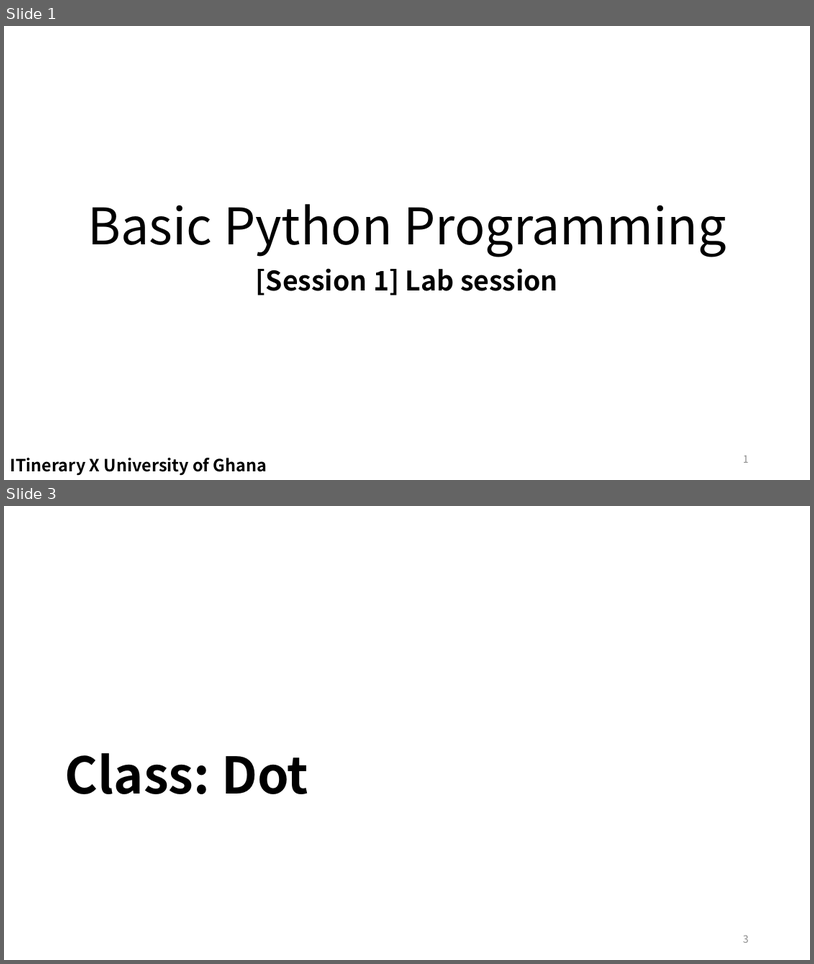
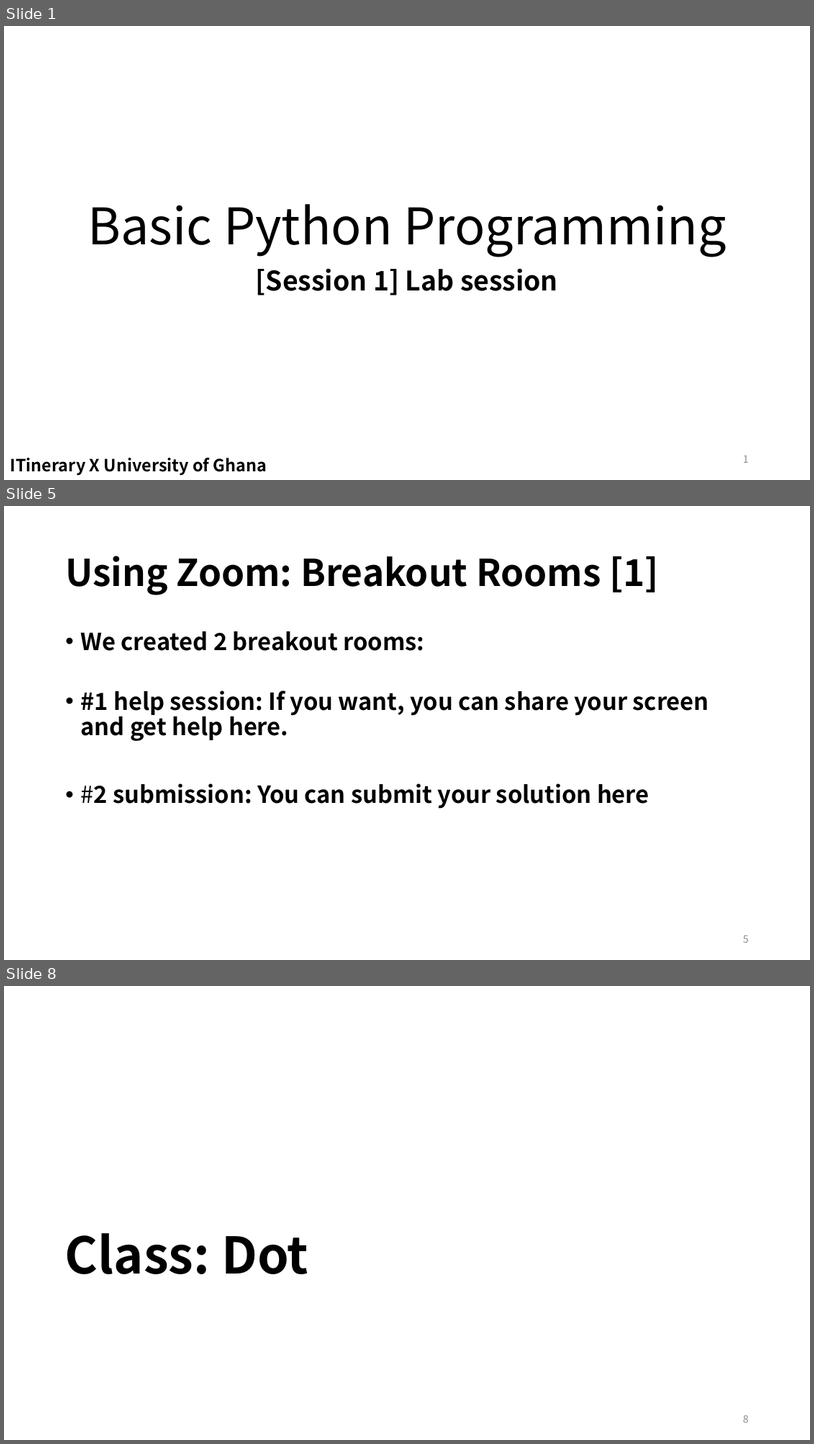
Before and after one commit to EunSeong-Park/EunSeong-Park.github.io, a slide deck: contents/2020_ITinerary/assets/session_1/labsession.pptx. Shown one above the other, each under a label of ours: slides 1 and 3 before the commit, slides 1, 5 and 8 after it; the slides between them are not shown. The pictures are 814x964 and 814x1444 pixels, drawn with LibreOffice and Linux fonts; fonts in the diff are those of the drawing. Boxes give left, top, right and bottom in pixels: in the first picture for what was removed or moved away, otherwise in the second. Text is boxed around its words. In the diff, an @@ line names an element or a change of style, - is before the commit and + after.

```diff
--- a/contents/2020_ITinerary/assets/session_1/labsession.pptx
+++ b/contents/2020_ITinerary/assets/session_1/labsession.pptx
@@ slide 5 added at <box>4,506,810,960</box>, background #FFFFFF @@
@@ title added at <box>65,556,659,595</box>, 44 pt, text #000000, bold @@
+Using Zoom: Breakout Rooms [1]
@@ text added at <box>80,631,710,808</box>, 28 pt, text #000000, bold @@
+• We created 2 breakout rooms:
+• #1 help session: If you want, you can share your screen and get help here.
+• #2 submission: You can submit your solution here
@@ page number added at <box>743,935,749,942</box>, 12 pt, text #8C8C8C @@
+5
@@ what was slide 3 is now slide 8 @@
```
Also in this commit, not shown: 3 slides changed, 4 other slides added, 14 other files.
